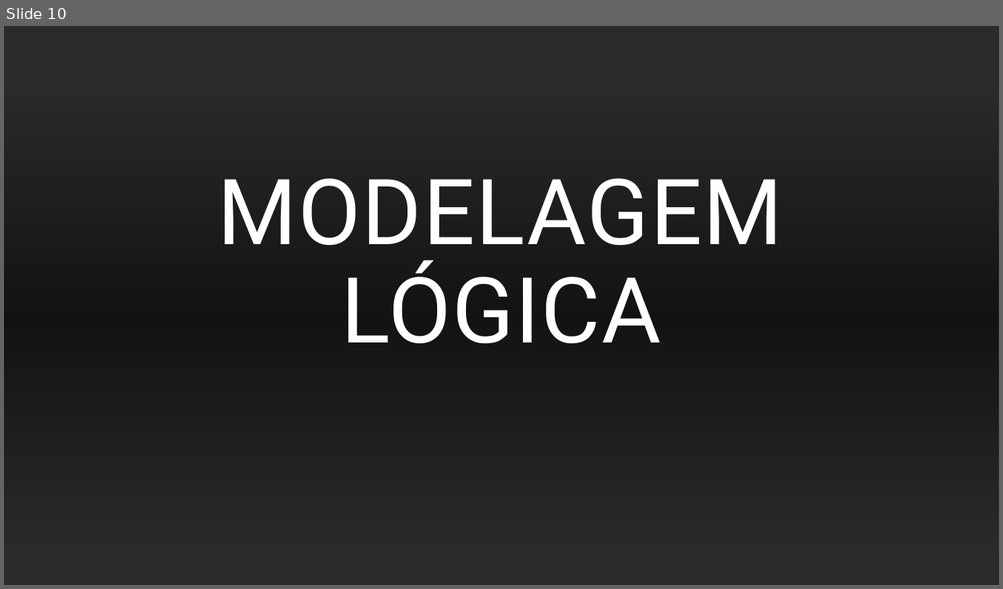
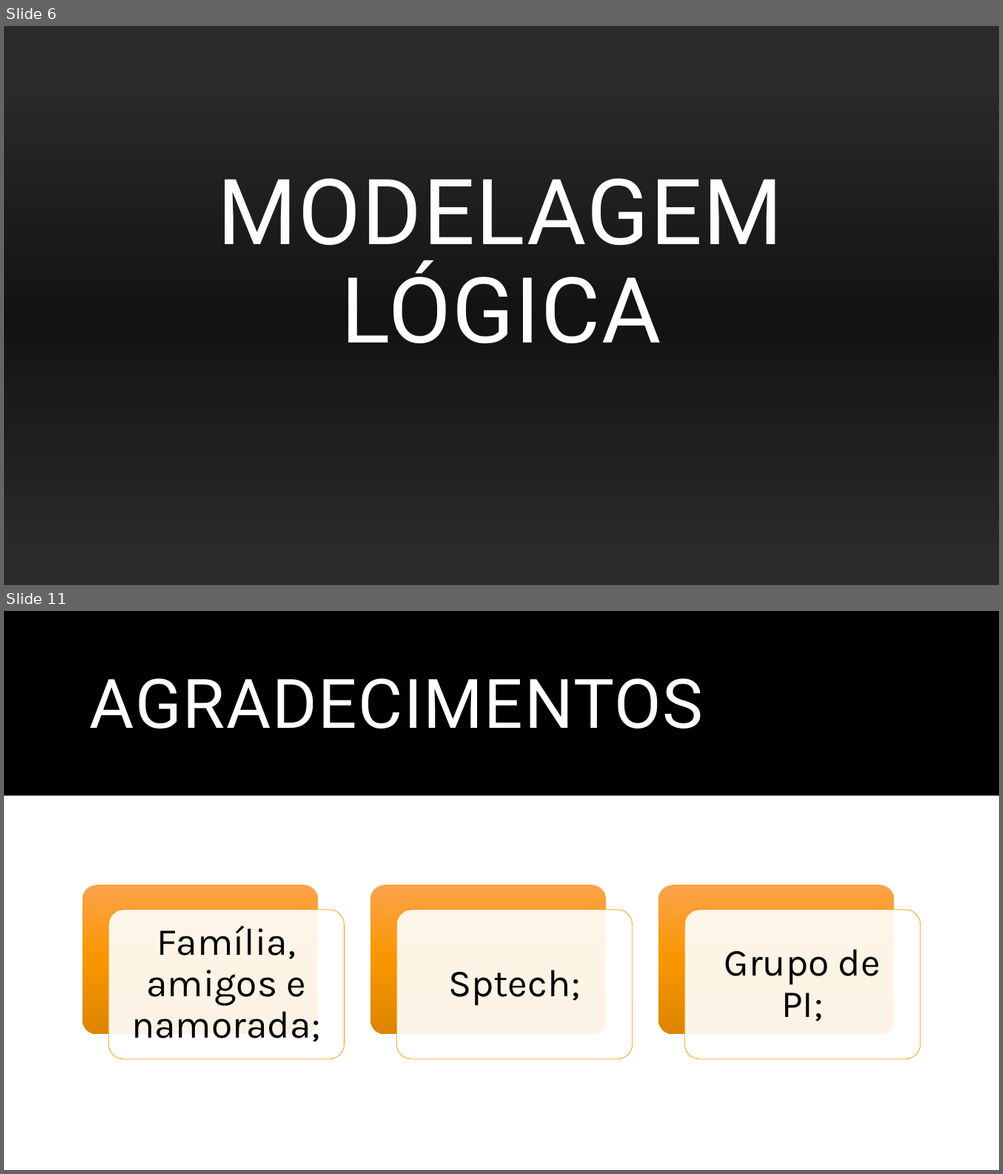
Before and after one commit to AntonioGoncalvesSousa/Projeto-Individual, a slide deck: Documentação/Documentação Proj.pptx. Shown one above the other, each under a label of ours: slide 10 before the commit, slides 6 and 11 after it; the slides between them are not shown. The pictures are 1003x589 and 1003x1174 pixels, drawn with LibreOffice and Linux fonts; fonts in the diff are those of the drawing; background and template pictures are left out; a plain dark background stands for a picture behind light text. Boxes give left, top, right and bottom in pixels: in the first picture for what was removed or moved away, otherwise in the second. Text is boxed around its words. In the diff, an @@ line names an element or a change of style, - is before the commit and + after.

```diff
--- a/Documentação/Documentação Proj.pptx
+++ b/Documentação/Documentação Proj.pptx
@@ slide 11 added at (4,611,999,1170), background #FFFFFF @@
@@ rectangle added at (4,611,999,1170), fill #FFFFFF @@
@@ rectangle added at (4,611,999,796), fill #000000 @@
@@ title added at (90,678,703,729), 66 pt, text #FFFFFF @@
+AGRADECIMENTOS
@@ group added at (82,885,920,1060): 6 rounded rectangles, 3 texts @@
+Família, amigos e namorada;
+Sptech;
+Grupo de PI;
@@ what was slide 10 is now slide 6 @@
```
Also in this commit, not shown: 2 slides changed, 4 other slides added, 7 slides removed, 2 other files.
